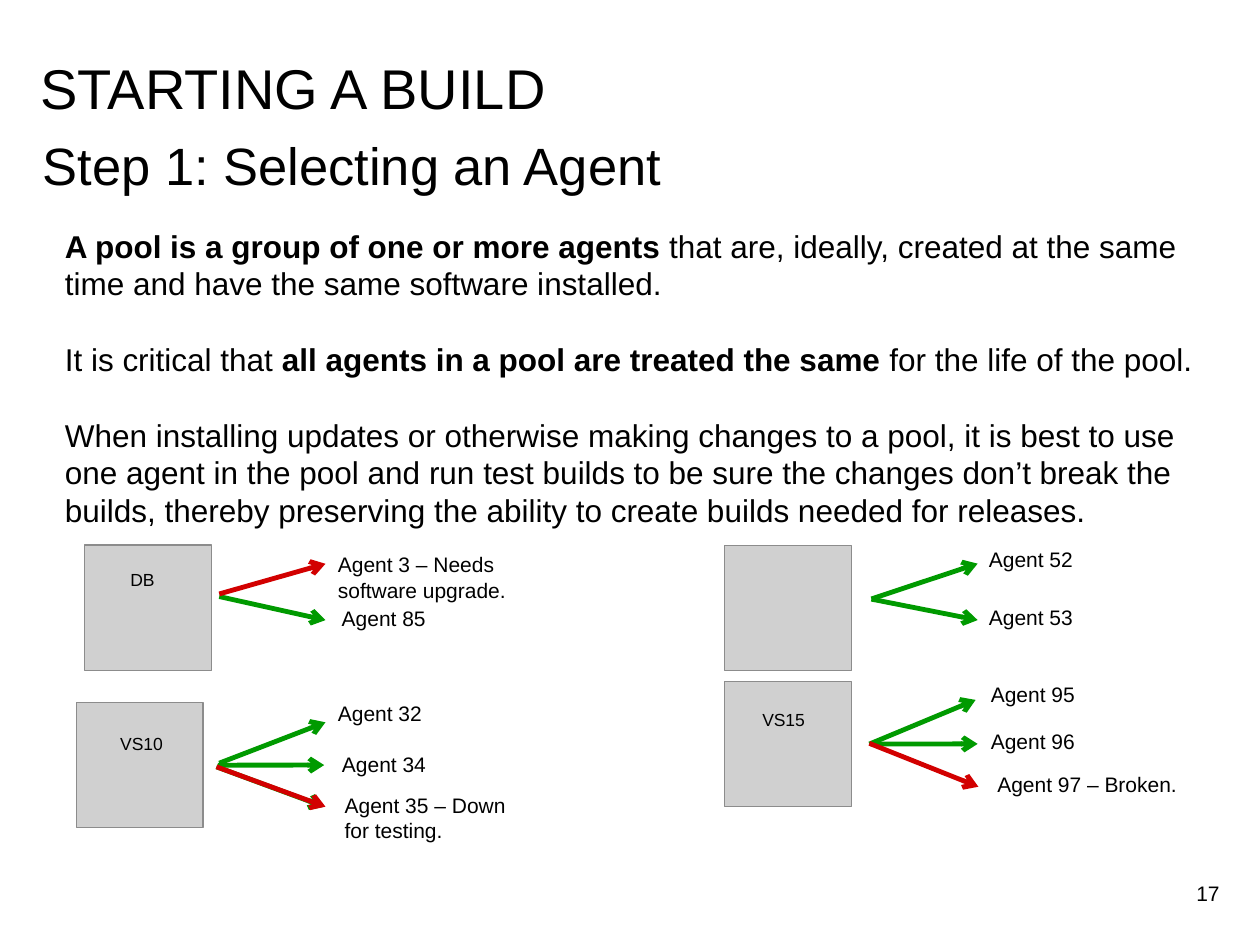
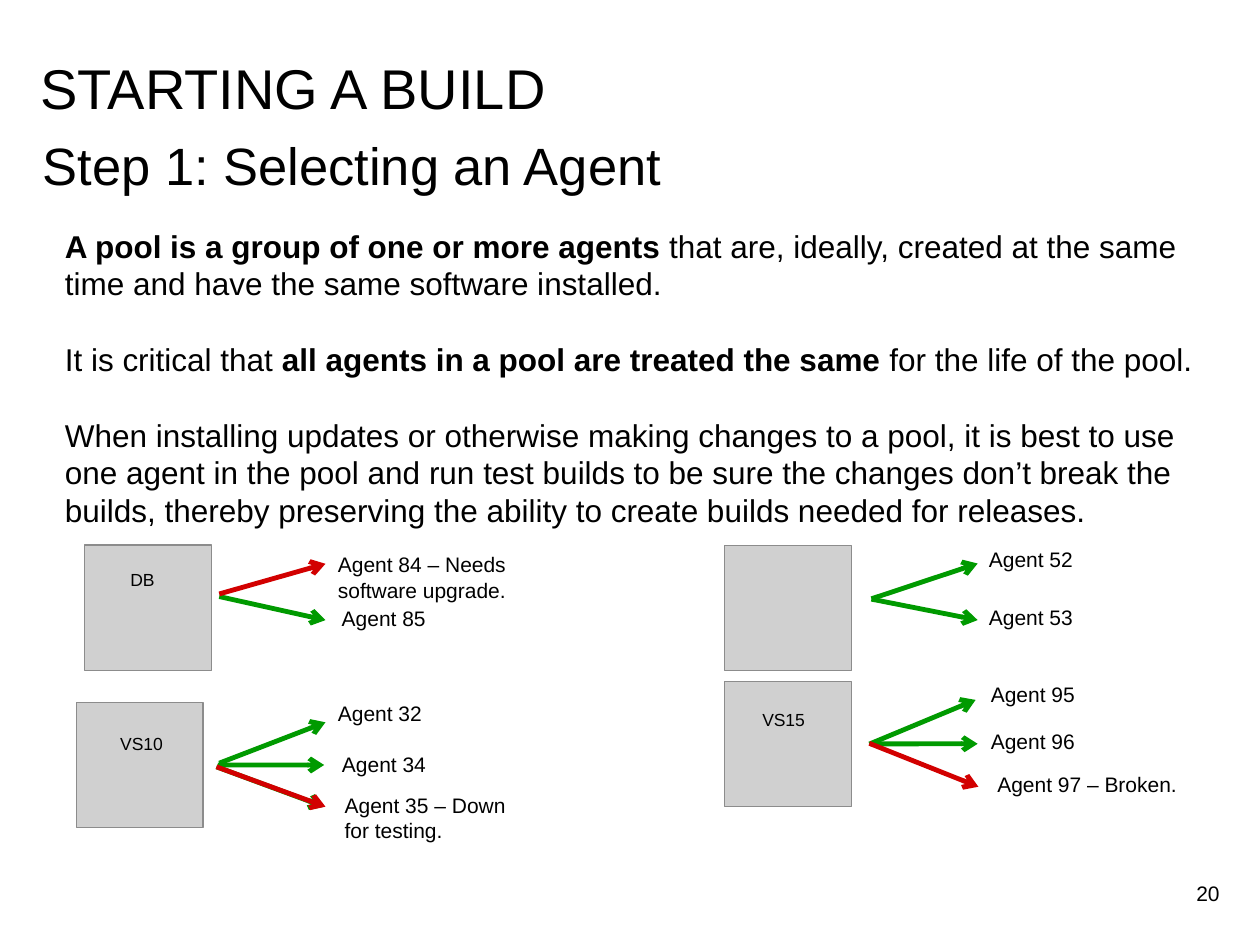
Before and after one commit to JessJustice/Prezi, a slide deck: slide 20 of Build System Overview.odp (slide 17 before the commit). Drawn at 1260x945 pixels with LibreOffice and Linux fonts; fonts in the diff are those of the drawing; grey boxes stand for pictures. Boxes give left, top, right and bottom in pixels: in the first picture for what was removed or moved away, otherwise in the second. Text is boxed around its words. In the diff, an @@ line names an element or a change of style, - is before the commit and + after.

```diff
--- a/Build System Overview.odp
+++ b/Build System Overview.odp
@@ text at box(338, 556, 506, 602): text changed @@
-Agent 3 – Needs software upgrade.
+Agent 84 – Needs software upgrade.
@@ page number at box(1196, 886, 1219, 902): text changed @@
-17
+20
```
Also in this commit, not shown: 1 other slide changed, 4 slides added, 1 slide removed.
